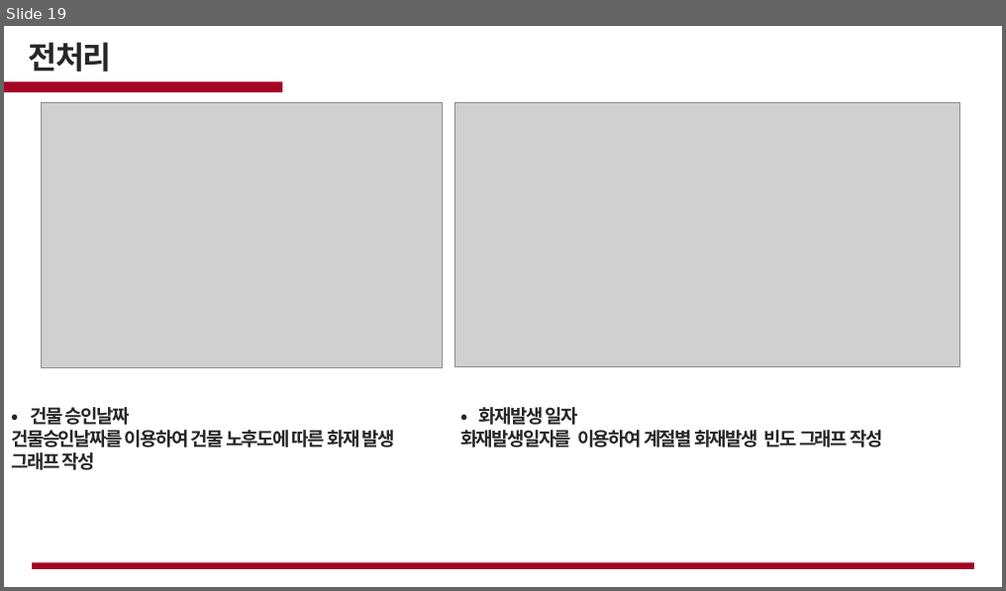
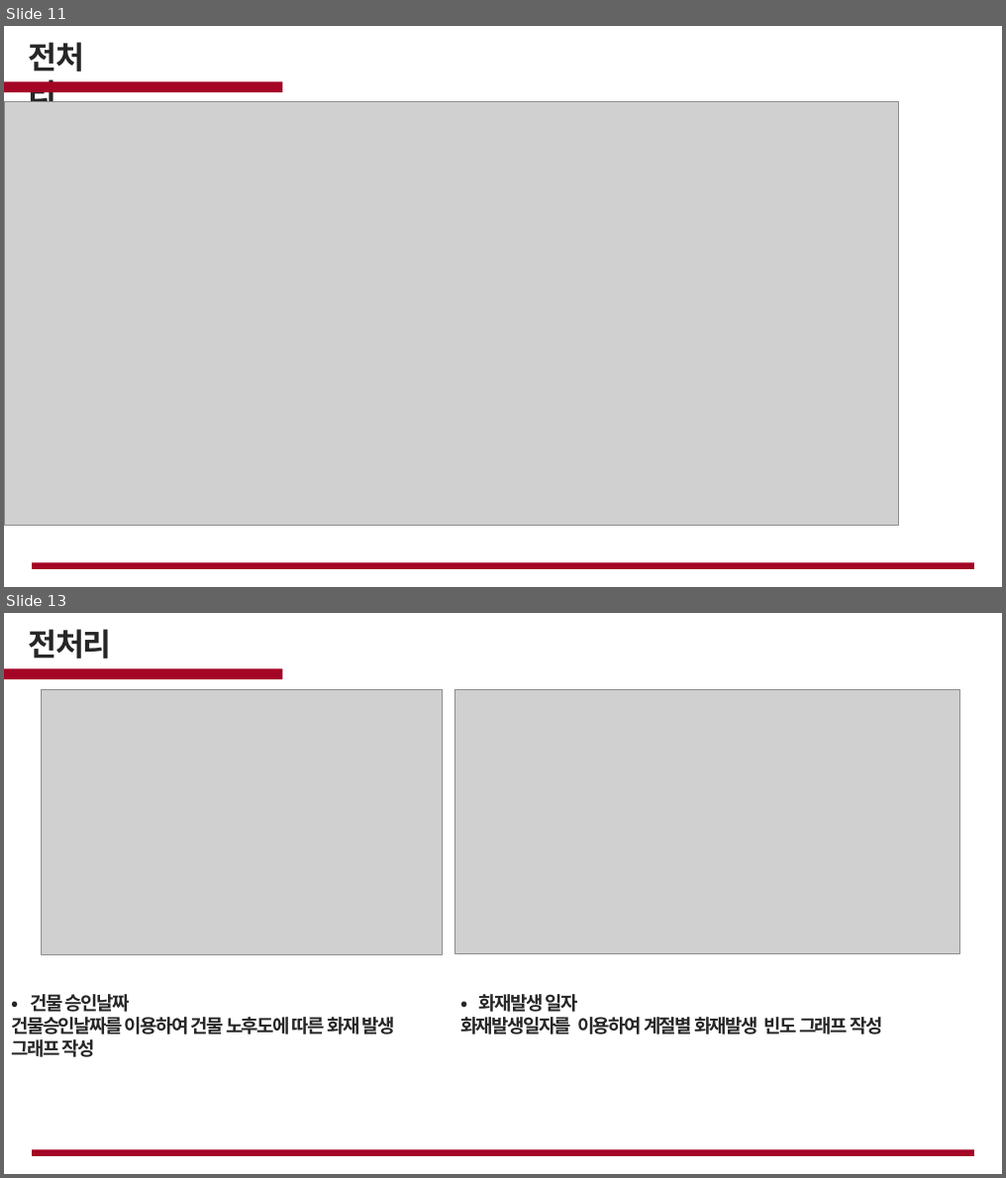
Before and after one commit to cjsgk106/fire-prediction-analysis, a slide deck: work/화재.pptx. Shown one above the other, each under a label of ours: slide 19 before the commit, slides 11 and 13 after it; the slides between them are not shown. The pictures are 1006x591 and 1006x1178 pixels, drawn with LibreOffice and Linux fonts; fonts in the diff are those of the drawing; grey boxes stand for pictures; background and template pictures are left out. Boxes give left, top, right and bottom in pixels: in the first picture for what was removed or moved away, otherwise in the second. Text is boxed around its words. In the diff, an @@ line names an element or a change of style, - is before the commit and + after.

```diff
--- a/work/화재.pptx
+++ b/work/화재.pptx
@@ slide 11 added at (4, 26, 1002, 587), background picture (left out) @@
@@ text added at (29, 42, 84, 102), 30 pt, text #262626, bold @@
+전처리
@@ rectangle added at (4, 82, 282, 92), fill #A40525 @@
@@ picture added at (4, 101, 898, 525) @@
@@ rectangle added at (32, 563, 974, 570), fill #A40525 @@
@@ what was slide 19 is now slide 13 @@
```
Also in this commit, not shown: 5 slides changed, 3 slides removed.
